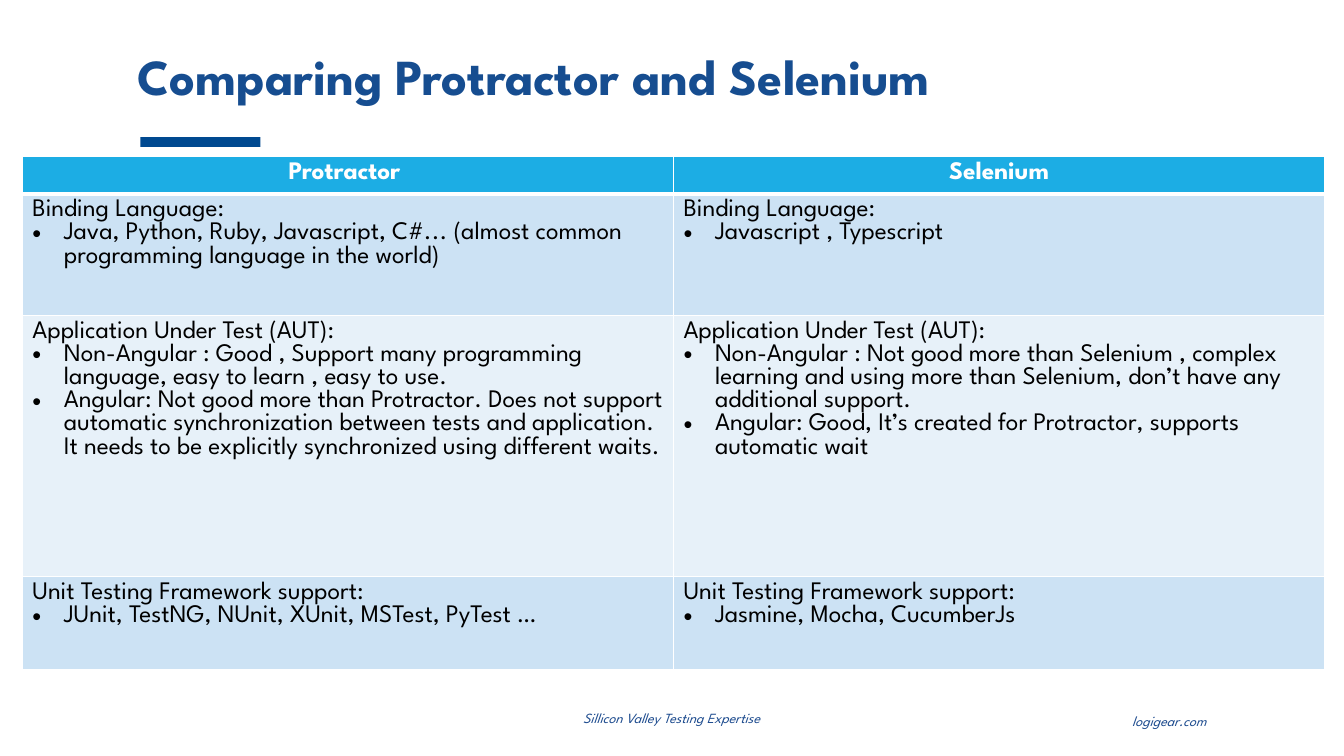
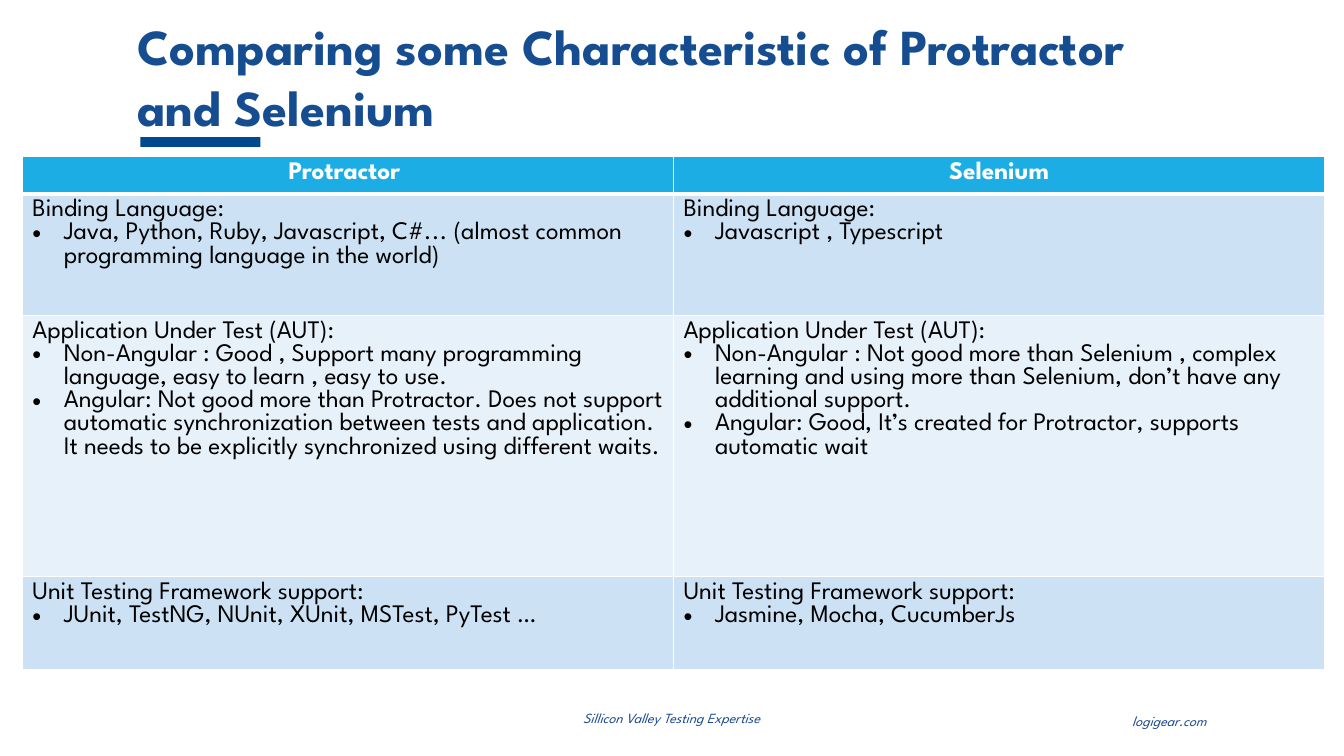
Before and after one commit to thewalldao/ICT_PROTRACTOR, a slide deck: slide 20 of Document/Study_document/inContact.pptx (slide 18 before the commit). Drawn at 1344x756 pixels with LibreOffice and Linux fonts; fonts in the diff are those of the drawing; background and template pictures are left out. Boxes give left, top, right and bottom in pixels: in the first picture for what was removed or moved away, otherwise in the second. Text is boxed around its words. In the diff, an @@ line names an element or a change of style, - is before the commit and + after.

Commit message:
Update inContact.pptx and ~$Protractor.pptx

```diff
--- a/Document/Study_document/inContact.pptx
+++ b/Document/Study_document/inContact.pptx
@@ title at <box>137,29,1124,141</box>: text changed @@
-Comparing Protractor and Selenium
+Comparing some Characteristic of Protractor and Selenium
```
Also in this commit, not shown: 5 other slides changed, 4 slides added.
